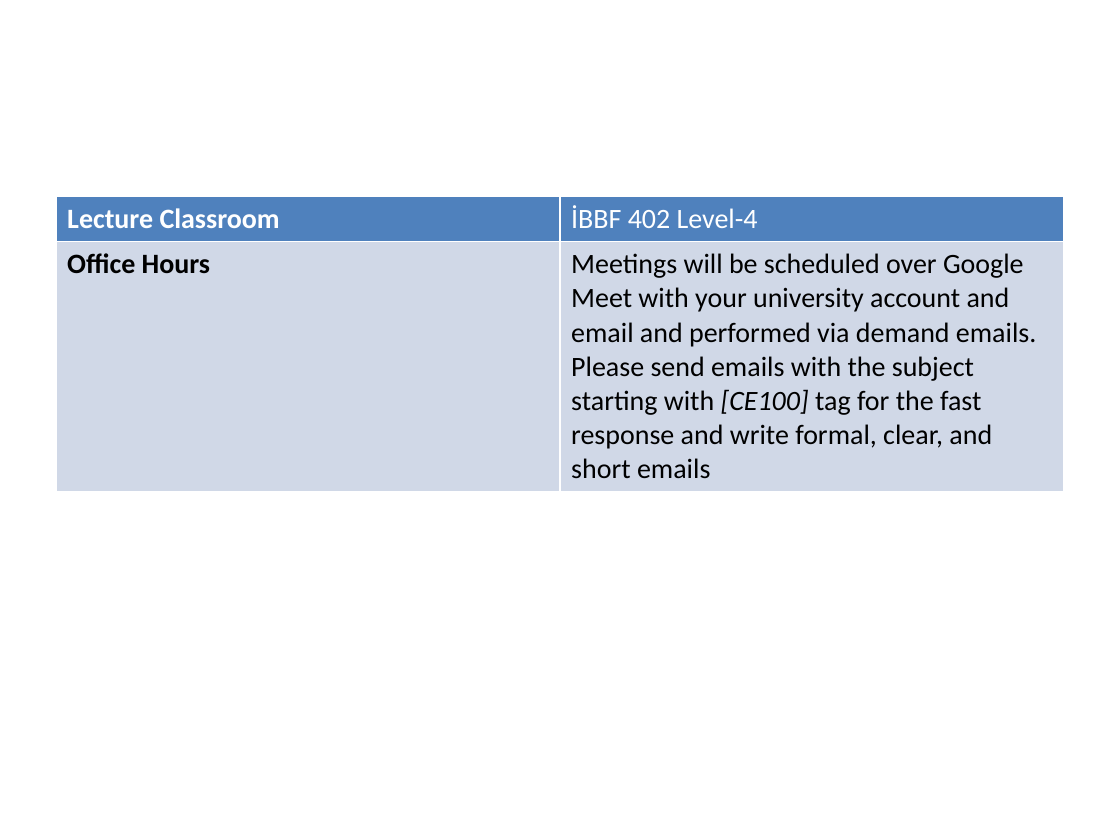
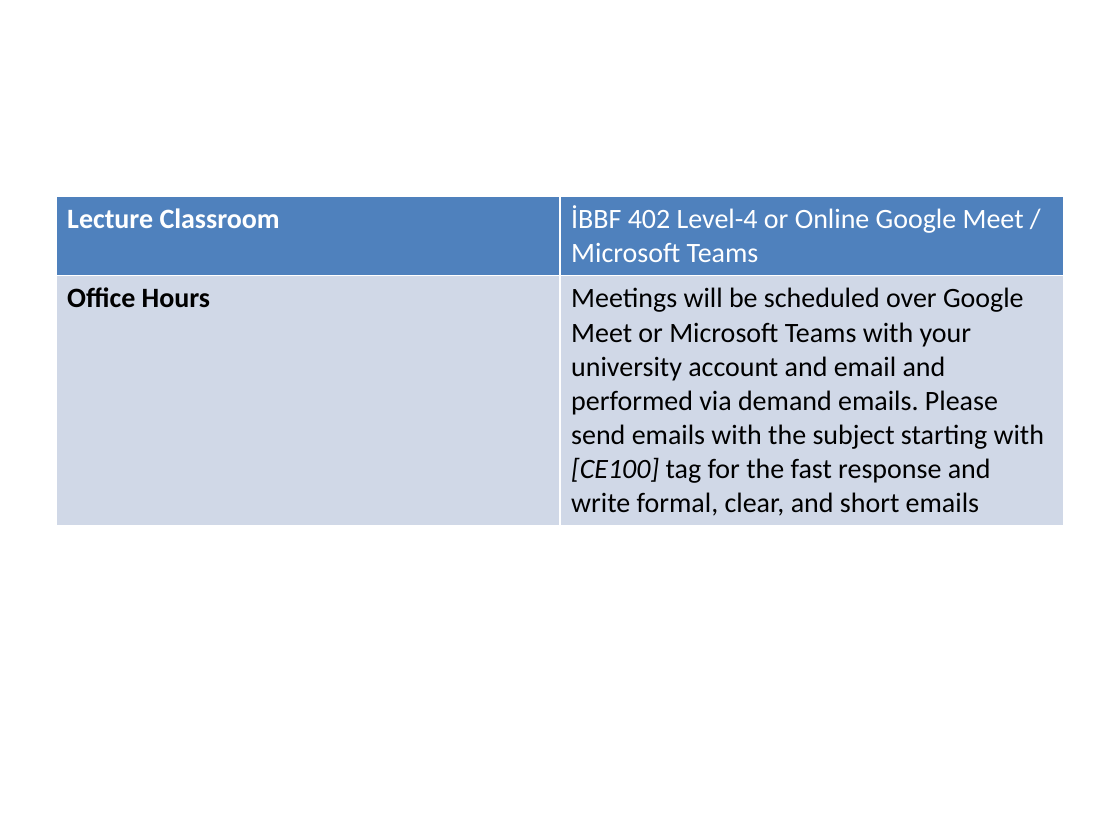
Before and after one commit to ucoruh/ce100-algorithms-and-programming-II, a slide deck: slide 6 of docs/syllabus/syllabus.en.md_word.pptx. Drawn at 1120x840 pixels with LibreOffice and Linux fonts; fonts in the diff are those of the drawing. Boxes give left, top, right and bottom in pixels: in the first picture for what was removed or moved away, otherwise in the second. Text is boxed around its words. In the diff, an @@ line names an element or a change of style, - is before the commit and + after.

```diff
--- a/docs/syllabus/syllabus.en.md_word.pptx
+++ b/docs/syllabus/syllabus.en.md_word.pptx
@@ table at [56, 196, 1064, 749] @@
-row 1, column 2: İBBF 402 Level-4
+row 1, column 2: İBBF 402 Level-4 or Online Google Meet / Microsoft Teams
-row 2, column 2: Meetings will be scheduled over Google Meet with your university account and email and performed via demand emails. Please send emails with the subject starting with [CE100] tag for the fast response and write formal, clear, and short emails
+row 2, column 2: Meetings will be scheduled over Google Meet or Microsoft Teams with your university account and email and performed via demand emails. Please send emails with the subject starting with [CE100] tag for the fast response and write formal, clear, and short emails
```
Also in this commit, not shown: 11 other slides changed, 1 slide removed, 14 other files.
